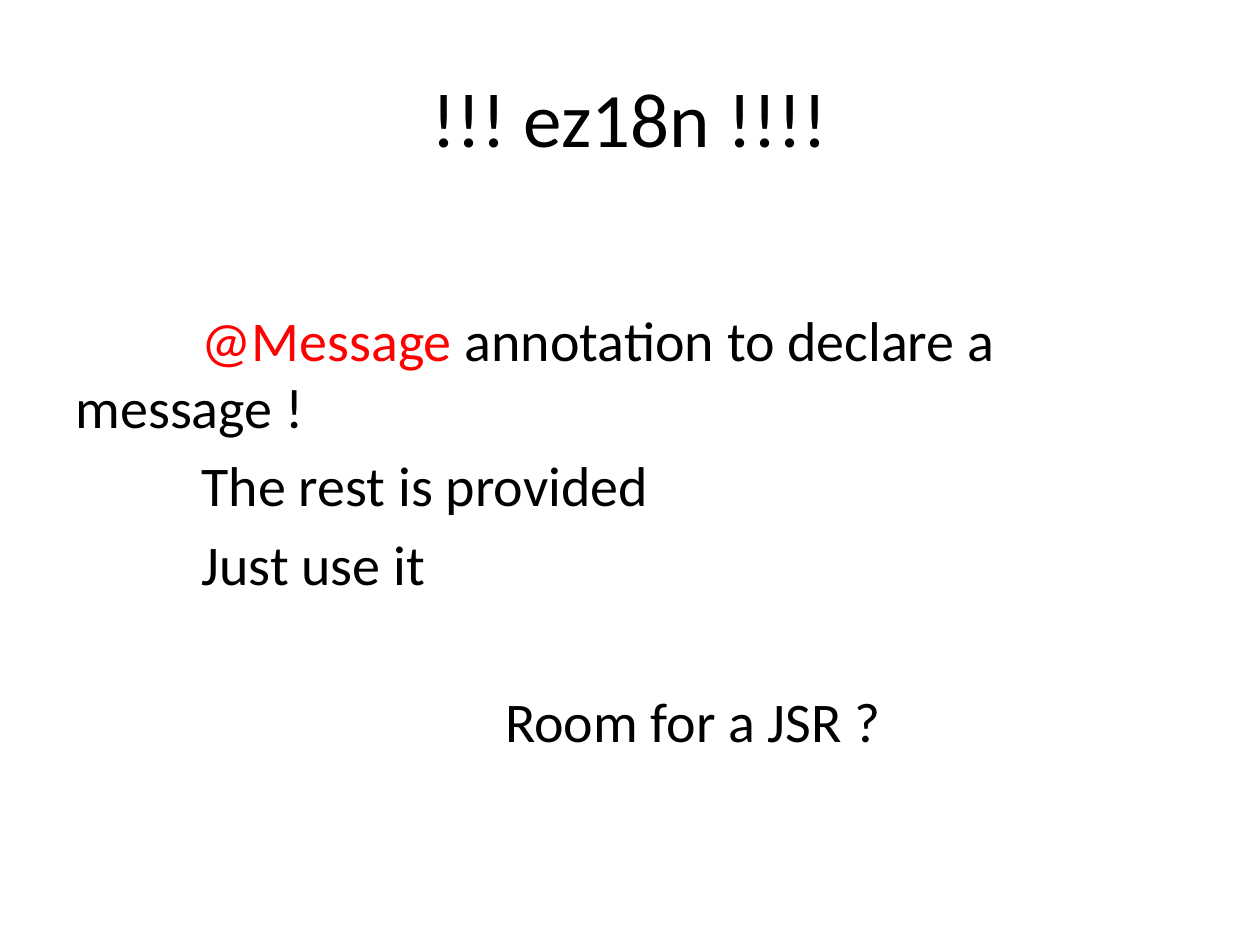
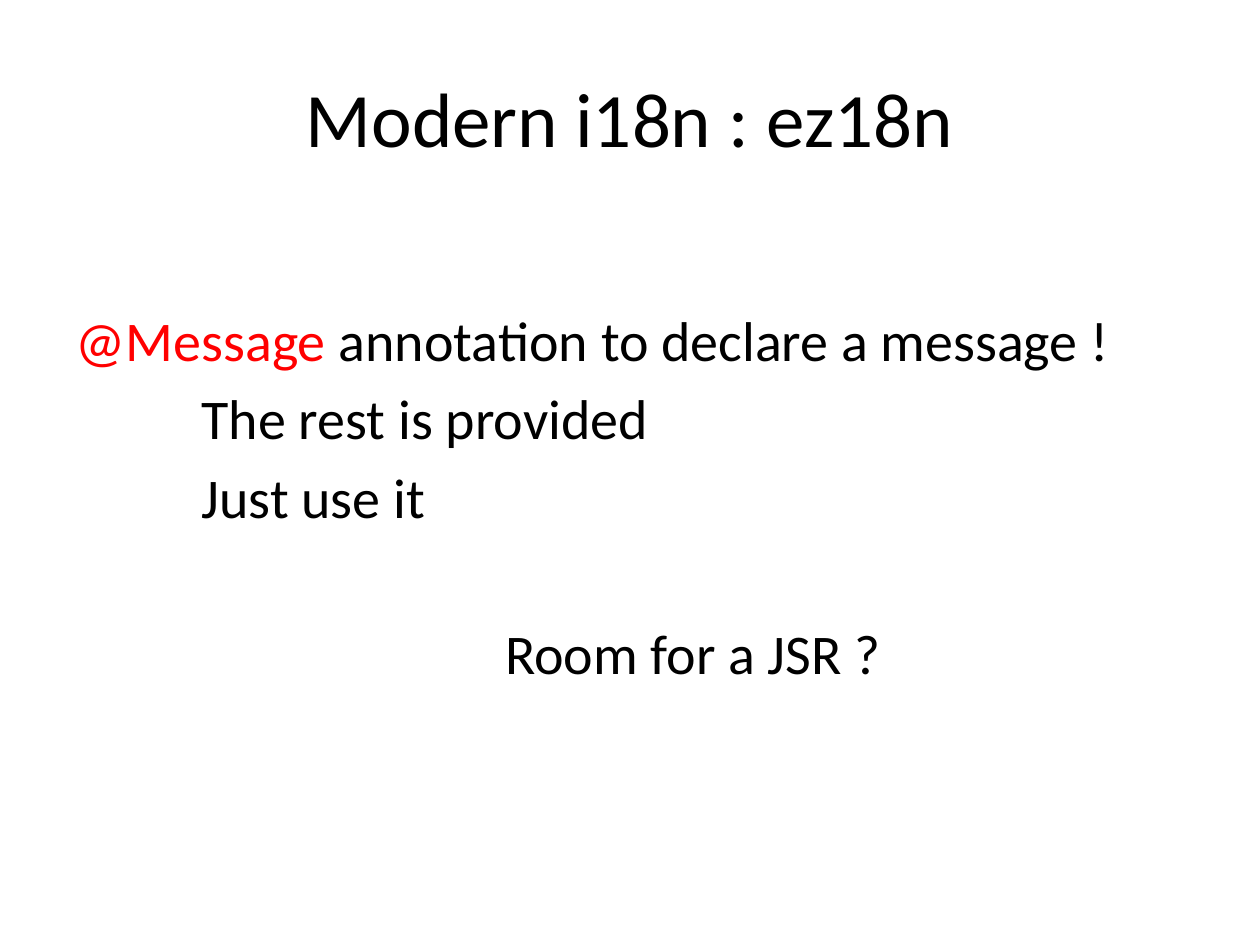
Before and after one commit to dbaeli/ez18n, a slide deck: slide 30 of ez18n-slides/javaone-2012/ez18n_javaone2012.pptx. Drawn at 1260x945 pixels with LibreOffice and Linux fonts; fonts in the diff are those of the drawing; background and template pictures are left out. Boxes give left, top, right and bottom in pixels: in the first picture for what was removed or moved away, otherwise in the second. Text is boxed around its words. In the diff, an @@ line names an element or a change of style, - is before the commit and + after.

```diff
--- a/ez18n-slides/javaone-2012/ez18n_javaone2012.pptx
+++ b/ez18n-slides/javaone-2012/ez18n_javaone2012.pptx
@@ title at <box>306,93,953,148</box>: text changed @@
-!!! ez18n !!!!
+Modern i18n : ez18n
@@ text "@Message annotation to declare a ..." rewrapped from <box>76,322,994,743</box> to <box>76,322,1078,675</box> @@
```
Also in this commit, not shown: 12 other slides changed, 2 slides added, 3 slides removed, 5 other files.
